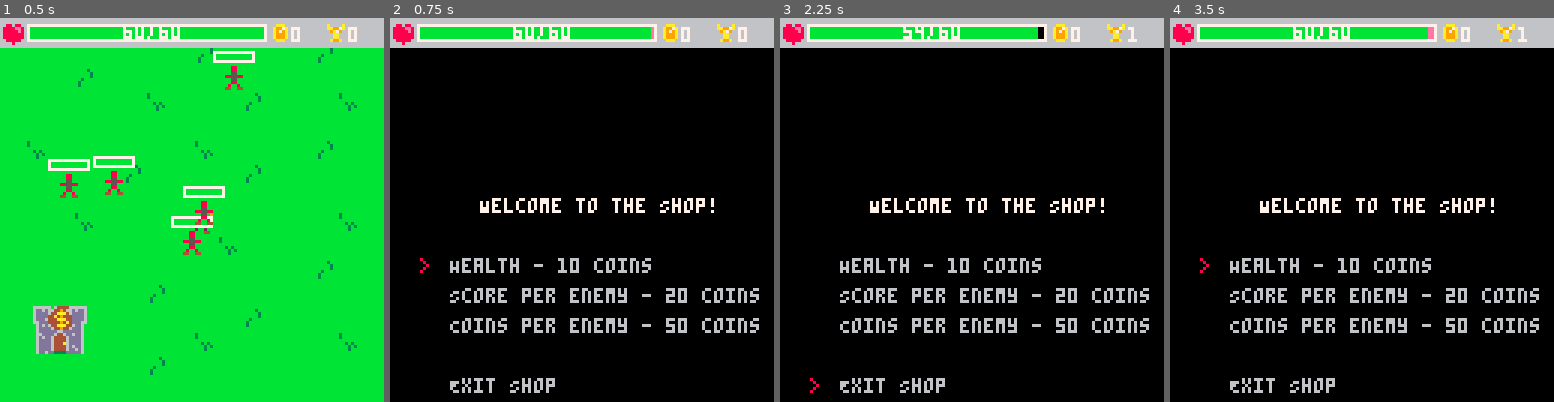
Above: before the commit, frames 1-4 (left to right).
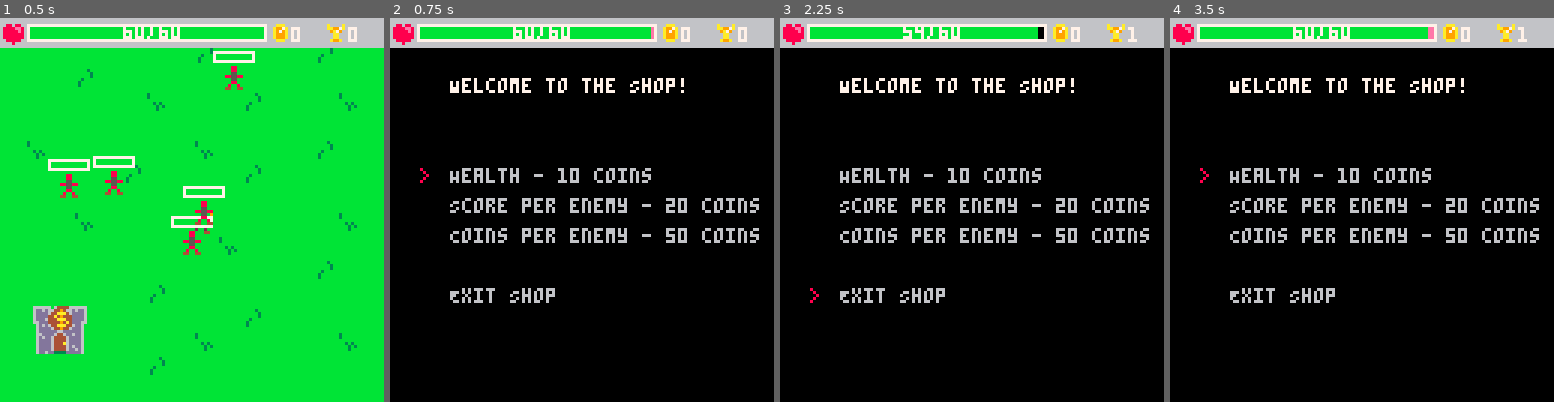
Above: after the commit, the same moments.

Repository: PancakedRivet/last-minute-hero
Game: PICO-8 cartridge last-minute-hero.p8
Two runs of this game, one before a commit and one after it. Both use one fixed random seed, a clock stepped at 60 frames per second and the inputs below.
Inputs:
- Up to frame 1 (0.5 s): tap X (X key) at 0.33 s
- Up to frame 2 (0.75 s): tap O (Z key) at 0.7 s
- Up to frame 3 (2.25 s): tap X (X key) at 1.07, 1.85 s; hold Right 1.6-2.1 s; tap O (Z key) at 1.7, 2.1 s; hold Up from 2.15 s (still down)
- Up to frame 4 (3.5 s): release Up at 2.42 s; hold Right 2.47-3.03 s; tap O (Z key) at 2.5, 2.9, 3.3 s; tap X (X key) at 2.97 s; hold Left from 3.08 s (still down)

Frame 1 is identical in both runs. In frame 2, 8.2% of the frame differs, in the area x 7-97%, y 15-98%; in frame 3, 8.2%; in frame 4, 8.2%.

Commit message:
Adjusting shop text

Diff:
--- a/scripts/states/shop.lua
+++ b/scripts/states/shop.lua
@@ -44,15 +44,18 @@
 end
 
 function draw_shop()
-    draw_ui(player)
-    print("Welcome to the Shop!", 30, 60, 7)
     local index = 1
     local _display_x_start = 20
-    local _display_y_start = 70
+    local _display_y_start = 20
     local _sprite_y_offset = -2
     local _cursor_x = 10
     local line_height = 10
     local exit_index = get_shop_exit_index()
+
+    draw_ui(player)
+    print("Welcome to the Shop!", _display_x_start, _display_y_start, colours.white)
+    -- Add some space before listing items
+    _display_y_start += line_height * 2
     for item in all(shop_items) do
         print(item.name .. " - " .. item.cost .. " coins", _display_x_start, _display_y_start + (line_height * index), colours.light_grey)
         --TODO Use a coin sprite instead of text
